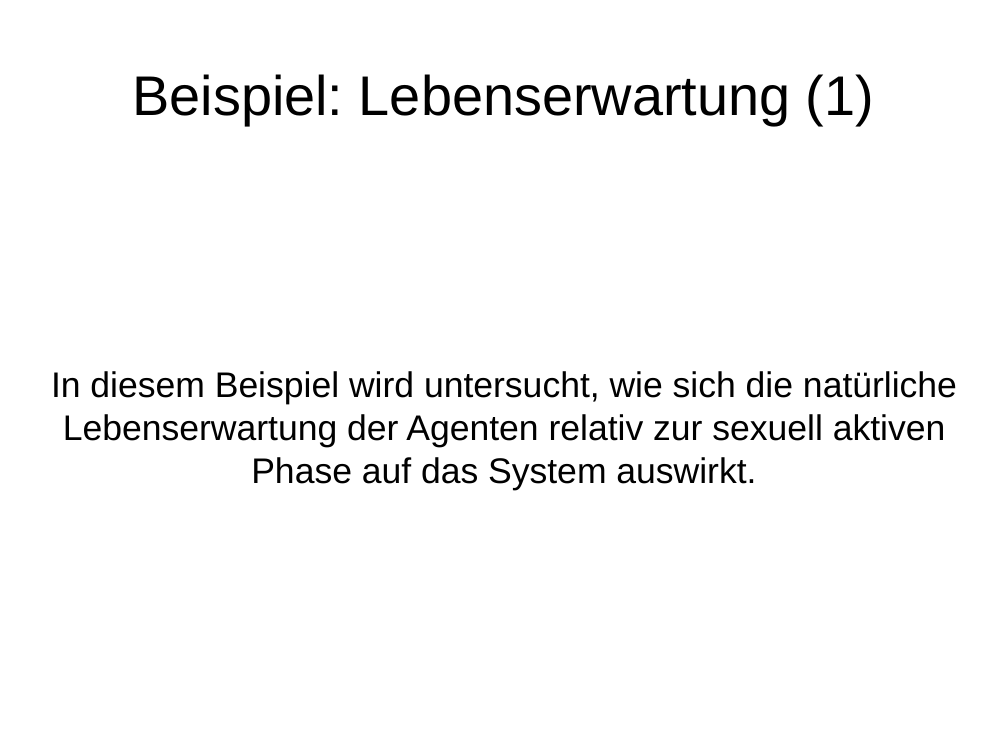
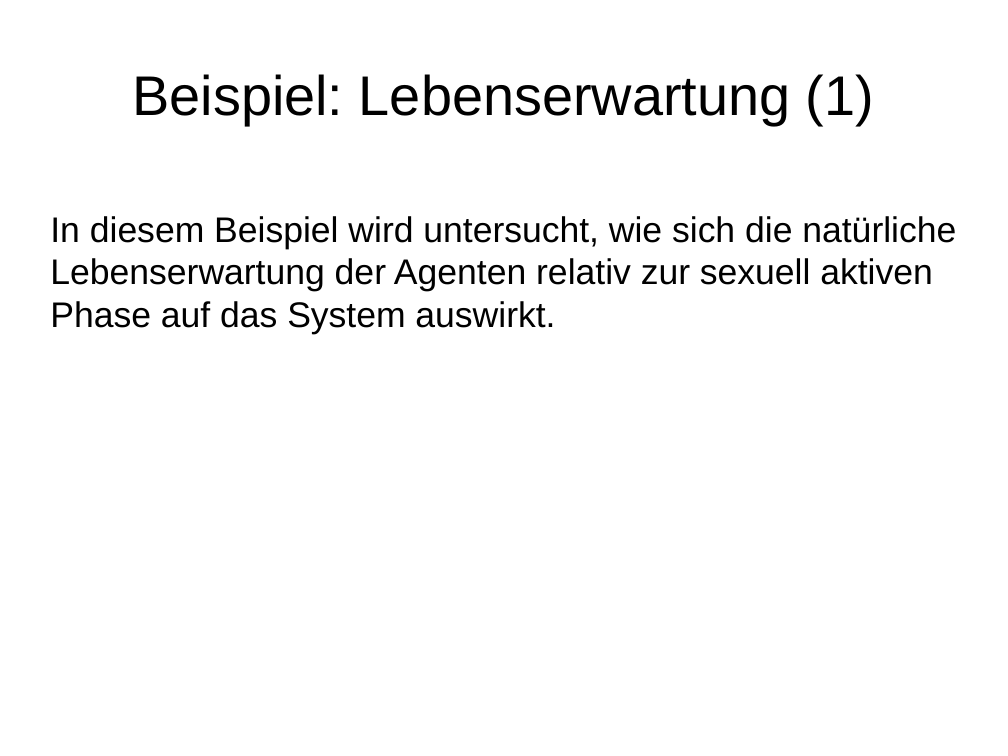
Before and after one commit to wsmirnow/Sugarscape, a slide deck: slide 27 of Presentation/Presentation.odp (slide 17 before the commit). Drawn at 1008x756 pixels with LibreOffice and Linux fonts; fonts in the diff are those of the drawing. Boxes give left, top, right and bottom in pixels: in the first picture for what was removed or moved away, otherwise in the second. Text is boxed around its words. In the diff, an @@ line names an element or a change of style, - is before the commit and + after.

Commit message:
Mehr Verbesserungen + mehr Diagramme ( = mehr Beispiele )

```diff
--- a/Presentation/Presentation.odp
+++ b/Presentation/Presentation.odp
@@ subtitle "In diesem Beispiel wird untersucht, ..." at [50,216,956,334]: alignment centre to left @@
```
Also in this commit, not shown: 10 other slides changed, 12 slides added, 2 slides removed, 1 other file.
